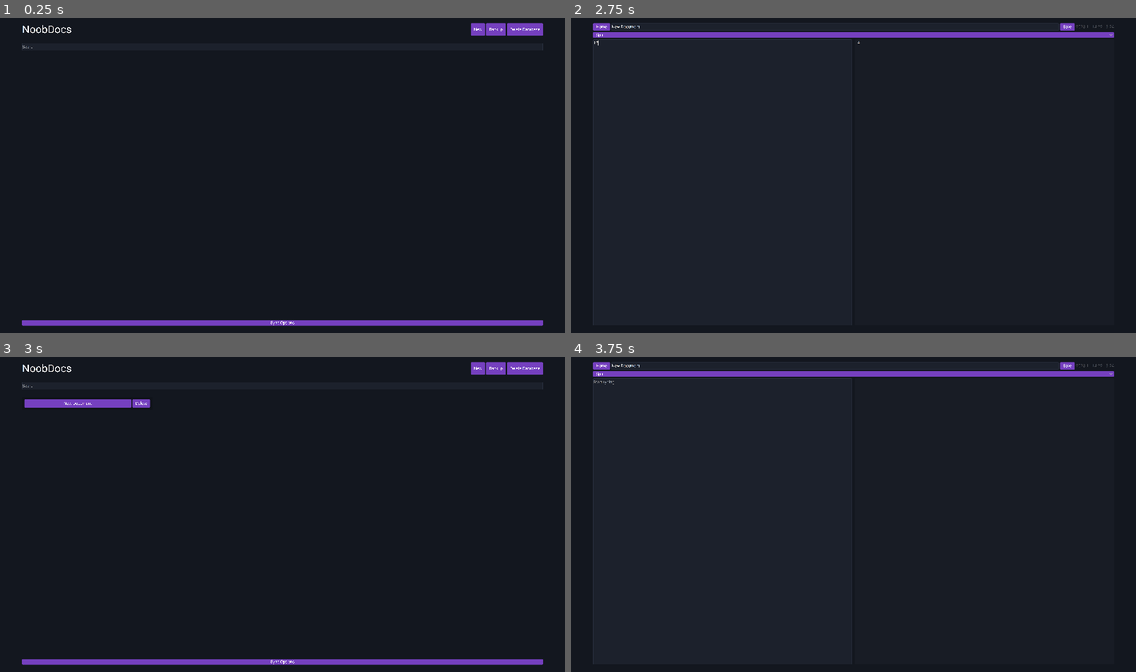
Above: before the commit, frames 1-4 (two rows, left to right).
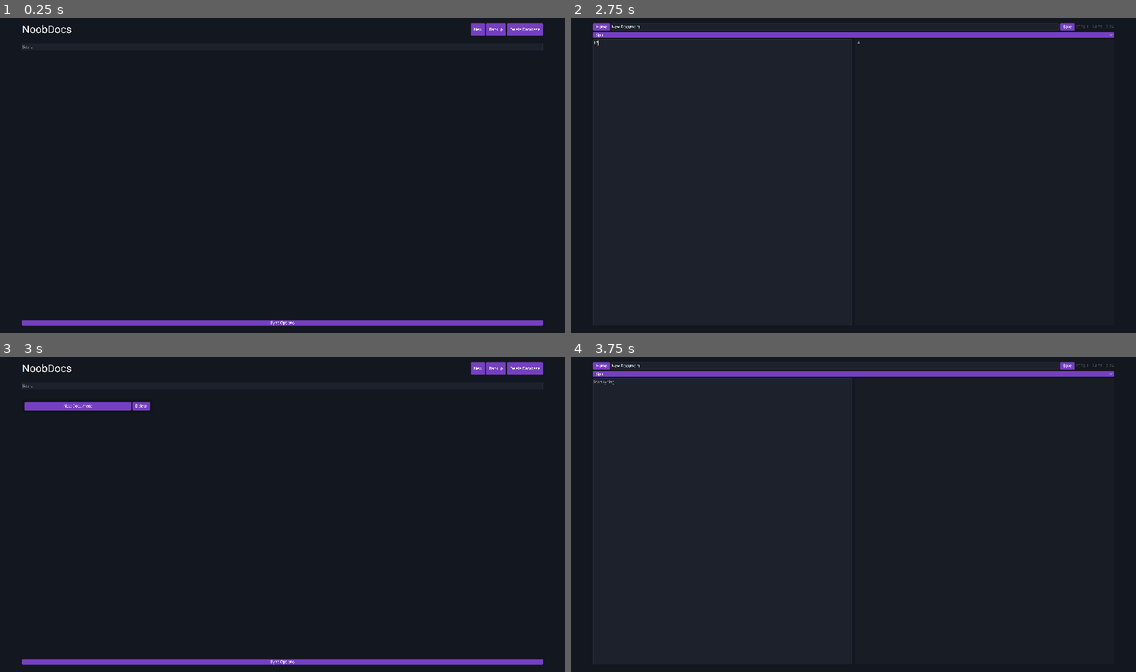
Above: after the commit, the same moments.

Repository: FunNoober/NoobDocsGodot
Game: Godot game, scene res://main_ui.tscn
Two runs of this game, one before a commit and one after it. Both use one fixed random seed, a clock stepped at 60 frames per second and the inputs below.
Inputs (mouse positions are in pixels of both pictures, inside the frame that each line leads up to):
- Up to frame 1 (0.25 s): no input
- Up to frame 2 (2.75 s): click "Backup" at 0.5 s; click "New" at 1.25 s; click (723, 181) at 2.02 s; type "12" at 2.1 s
- Up to frame 3 (3 s): click "Home" at 2.75 s
- Up to frame 4 (3.75 s): click "New Document" at 3.5 s

Frames 1-2 are identical in both runs. In frame 3, 0.4% of the frame differs, in the area x 4-27%, y 13-18%; in frame 4, nothing differs.

Commit message:
Added visual feedback to pushing to a remote, saving a remote, and backing up the database.

Diff:
--- a/desktop_client/assets/prefab/SyncOptionsWindow.gd
+++ b/desktop_client/assets/prefab/SyncOptionsWindow.gd
@@ -4,6 +4,8 @@
 
 func _ready():
 	load_options()
+	$MarginContainer/PushSuccessfulPopup/AnimationPlayer.play("RESET")
+	$MarginContainer/RemoteSavedPopup/AnimationPlayer.play("RESET")
 
 func load_options():
 	if not FileAccess.file_exists("user://sync_options.json"):
@@ -26,6 +28,7 @@
 		return
 	file_access.store_line(json_string)
 	file_access.close()
+	$MarginContainer/RemoteSavedPopup/AnimationPlayer.play("ShowPushNotification")
 
 func _on_close_requested():
 	hide()
@@ -50,3 +53,5 @@
 
 func _on_push_request_request_completed(result, response_code, headers, body):
 	print(body.get_string_from_utf8())
+	if body.get_string_from_utf8() == "Database received":
+		$MarginContainer/PushSuccessfulPopup/AnimationPlayer.play("ShowPushNotification")
--- a/desktop_client/assets/prefab/document_page.tscn
+++ b/desktop_client/assets/prefab/document_page.tscn
@@ -256,7 +256,9 @@
 anchor_top = 1.0
 anchor_right = 1.0
 anchor_bottom = 1.0
-offset_bottom = 19.0
+offset_top = 1080.0
+offset_right = 1920.0
+offset_bottom = 1099.0
 grow_horizontal = 2
 grow_vertical = 0
 
--- a/desktop_client/assets/themes/main_ui.tres
+++ b/desktop_client/assets/themes/main_ui.tres
@@ -77,6 +77,16 @@
 [sub_resource type="StyleBoxFlat" id="StyleBoxFlat_p4ehb"]
 bg_color = Color(0.109804, 0.129412, 0.172549, 1)
 
+[sub_resource type="StyleBoxFlat" id="StyleBoxFlat_o1vw5"]
+bg_color = Color(0, 0, 0, 0)
+
+[sub_resource type="StyleBoxFlat" id="StyleBoxFlat_m6k2s"]
+bg_color = Color(0.458824, 0.25098, 0.74902, 1)
+corner_radius_top_left = 4
+corner_radius_top_right = 4
+corner_radius_bottom_right = 4
+corner_radius_bottom_left = 4
+
 [sub_resource type="StyleBoxFlat" id="StyleBoxFlat_ukde7"]
 bg_color = Color(0.109804, 0.129412, 0.172549, 1)
 border_width_left = 1
@@ -124,6 +134,8 @@
 LineEdit/styles/focus = SubResource("StyleBoxFlat_62mhy")
 LineEdit/styles/normal = SubResource("StyleBoxFlat_sfc23")
 PopupMenu/styles/panel = SubResource("StyleBoxFlat_p4ehb")
+ProgressBar/styles/background = SubResource("StyleBoxFlat_o1vw5")
+ProgressBar/styles/fill = SubResource("StyleBoxFlat_m6k2s")
 RichTextLabel/fonts/bold_font = ExtResource("1_fcplc")
 RichTextLabel/fonts/bold_italics_font = ExtResource("2_sqolg")
 RichTextLabel/fonts/italics_font = ExtResource("3_6lxnv")
--- a/desktop_client/main_ui.gd
+++ b/desktop_client/main_ui.gd
@@ -9,7 +9,7 @@
 	for document_key in SceneManager.documents:
 		create_document_card(false, SceneManager.documents[document_key].title, SceneManager.documents[document_key].hash)
 
-	$UiMargain/MainContainer/SearchBar.grab_focus()
+	$UiMargain/MainContainer/CloseElements/SearchBar.grab_focus()
 
 func _on_create_button_pressed():
 	create_document_card(true, "New Document", "")
@@ -45,7 +45,7 @@
 func _on_backup_button_pressed():
 	if FileAccess.file_exists("user://noobdocs.json"):
 		DirAccess.copy_absolute("user://noobdocs.json", "user://backup_" + str(Time.get_unix_time_from_system()) + "_noobdocs.json")
-
+		$UiMargain/MainContainer/CloseElements/BackupFeedback/AnimationPlayer.play("BackupFeedback")
 
 func _on_delete_databasebutton_pressed():
 	$ConfirmDatabaseDeletion.show_confirmation()
--- a/desktop_client/main_ui.tscn
+++ b/desktop_client/main_ui.tscn
@@ -10,6 +10,130 @@
 [sub_resource type="LabelSettings" id="LabelSettings_yx68k"]
 font_size = 36
 
+[sub_resource type="InputEventKey" id="InputEventKey_73agp"]
+device = -1
+ctrl_pressed = true
+keycode = 66
+unicode = 98
+
+[sub_resource type="Shortcut" id="Shortcut_37tyo"]
+events = [SubResource("InputEventKey_73agp")]
+
+[sub_resource type="Animation" id="Animation_l1yom"]
+resource_name = "BackupFeedback"
+length = 2.0
+tracks/0/type = "value"
+tracks/0/imported = false
+tracks/0/enabled = true
+tracks/0/path = NodePath(".:value")
+tracks/0/interp = 1
+tracks/0/loop_wrap = true
+tracks/0/keys = {
+"times": PackedFloat32Array(0, 1, 1.9, 2),
+"transitions": PackedFloat32Array(-2, -2, -2, -2),
+"update": 0,
+"values": [0.0, 1.0, 1.0, 0.0]
+}
+tracks/1/type = "value"
+tracks/1/imported = false
+tracks/1/enabled = true
+tracks/1/path = NodePath(".:modulate")
+tracks/1/interp = 1
+tracks/1/loop_wrap = true
+tracks/1/keys = {
+"times": PackedFloat32Array(0, 1, 2),
+"transitions": PackedFloat32Array(-2, -2, -2),
+"update": 0,
+"values": [Color(1, 1, 1, 1), Color(1, 1, 1, 1), Color(1, 1, 1, 0)]
+}
+
+[sub_resource type="Animation" id="Animation_7x4tl"]
+length = 0.001
+tracks/0/type = "value"
+tracks/0/imported = false
+tracks/0/enabled = true
+tracks/0/path = NodePath(".:value")
+tracks/0/interp = 1
+tracks/0/loop_wrap = true
+tracks/0/keys = {
+"times": PackedFloat32Array(0),
+"transitions": PackedFloat32Array(1),
+"update": 0,
+"values": [0.0]
+}
+tracks/1/type = "value"
+tracks/1/imported = false
+tracks/1/enabled = true
+tracks/1/path = NodePath(".:modulate")
+tracks/1/interp = 1
+tracks/1/loop_wrap = true
+tracks/1/keys = {
+"times": PackedFloat32Array(0),
+"transitions": PackedFloat32Array(1),
+"update": 0,
+"values": [Color(1, 1, 1, 1)]
+}
+
+[sub_resource type="AnimationLibrary" id="AnimationLibrary_6reau"]
+_data = {
+"BackupFeedback": SubResource("Animation_l1yom"),
+"RESET": SubResource("Animation_7x4tl")
+}
+
+[sub_resource type="InputEventKey" id="InputEventKey_gahk3"]
+device = -1
+ctrl_pressed = true
+keycode = 83
+unicode = 115
+
+[sub_resource type="Shortcut" id="Shortcut_tykto"]
+events = [SubResource("InputEventKey_gahk3")]
+
+[sub_resource type="StyleBoxFlat" id="StyleBoxFlat_d6uru"]
+bg_color = Color(0.164706, 0.192157, 0.25098, 1)
+corner_radius_top_left = 4
+corner_radius_top_right = 4
+corner_radius_bottom_right = 4
+corner_radius_bottom_left = 4
+
+[sub_resource type="Animation" id="Animation_pq2o6"]
+resource_name = "ShowPushNotification"
+length = 2.0
+tracks/0/type = "value"
+tracks/0/imported = false
+tracks/0/enabled = true
+tracks/0/path = NodePath(".:modulate")
+tracks/0/interp = 1
+tracks/0/loop_wrap = true
+tracks/0/keys = {
+"times": PackedFloat32Array(0, 0.7, 1.3, 2),
+"transitions": PackedFloat32Array(-2, -2, -2, -2),
+"update": 0,
+"values": [Color(1, 1, 1, 0), Color(1, 1, 1, 1), Color(1, 1, 1, 1), Color(1, 1, 1, 0)]
+}
+
+[sub_resource type="Animation" id="Animation_5iwf7"]
+length = 0.001
+loop_mode = 1
+tracks/0/type = "value"
+tracks/0/imported = false
+tracks/0/enabled = true
+tracks/0/path = NodePath(".:modulate")
+tracks/0/interp = 1
+tracks/0/loop_wrap = true
+tracks/0/keys = {
+"times": PackedFloat32Array(0),
+"transitions": PackedFloat32Array(1),
+"update": 0,
+"values": [Color(1, 1, 1, 0)]
+}
+
+[sub_resource type="AnimationLibrary" id="AnimationLibrary_vbk5u"]
+_data = {
+"RESET": SubResource("Animation_5iwf7"),
+"ShowPushNotification": SubResource("Animation_pq2o6")
+}
+
 [node name="MainUi" type="Control"]
 layout_mode = 3
 anchors_preset = 15
@@ -52,15 +176,30 @@
 
 [node name="BackupButton" type="Button" parent="UiMargain/MainContainer/TopBar"]
 layout_mode = 2
+shortcut = SubResource("Shortcut_37tyo")
 text = "Backup"
 
 [node name="DeleteDatabasebutton" type="Button" parent="UiMargain/MainContainer/TopBar"]
 layout_mode = 2
 text = "Delete Database"
 
-[node name="SearchBar" type="LineEdit" parent="UiMargain/MainContainer"]
+[node name="CloseElements" type="VBoxContainer" parent="UiMargain/MainContainer"]
+layout_mode = 2
+
+[node name="SearchBar" type="LineEdit" parent="UiMargain/MainContainer/CloseElements"]
 layout_mode = 2
 placeholder_text = "Search"
+
+[node name="BackupFeedback" type="ProgressBar" parent="UiMargain/MainContainer/CloseElements"]
+custom_minimum_size = Vector2(0, 5)
+layout_mode = 2
+max_value = 1.0
+show_percentage = false
+
+[node name="AnimationPlayer" type="AnimationPlayer" parent="UiMargain/MainContainer/CloseElements/BackupFeedback"]
+libraries = {
+"": SubResource("AnimationLibrary_6reau")
+}
 
 [node name="ContentsScroll" type="ScrollContainer" parent="UiMargain/MainContainer"]
 layout_mode = 2
@@ -75,6 +214,7 @@
 
 [node name="SyncOptionsButton" type="Button" parent="UiMargain/MainContainer"]
 layout_mode = 2
+shortcut = SubResource("Shortcut_tykto")
 text = "Sync Options"
 
 [node name="ConfirmDeleteDialog" type="ConfirmationDialog" parent="."]
@@ -178,6 +318,68 @@
 size_flags_horizontal = 3
 text = "Push"
 
+[node name="PushSuccessfulPopup" type="Panel" parent="SyncOptionsWindow/MarginContainer"]
+modulate = Color(1, 1, 1, 0)
+custom_minimum_size = Vector2(200, 25)
+layout_mode = 2
+size_flags_horizontal = 4
+size_flags_vertical = 8
+theme_override_styles/panel = SubResource("StyleBoxFlat_d6uru")
+
+[node name="Label" type="Label" parent="SyncOptionsWindow/MarginContainer/PushSuccessfulPopup"]
+layout_mode = 1
+anchors_preset = 8
+anchor_left = 0.5
+anchor_top = 0.5
+anchor_right = 0.5
+anchor_bottom = 0.5
+offset_left = -52.0
+offset_top = -8.5
+offset_right = 52.0
+offset_bottom = 8.5
+grow_horizontal = 2
+grow_vertical = 2
+text = "Push Successful"
+horizontal_alignment = 1
+vertical_alignment = 1
+
+[node name="AnimationPlayer" type="AnimationPlayer" parent="SyncOptionsWindow/MarginContainer/PushSuccessfulPopup"]
+libraries = {
+"": SubResource("AnimationLibrary_vbk5u")
+}
+speed_scale = 1.5
+
+[node name="RemoteSavedPopup" type="Panel" parent="SyncOptionsWindow/MarginContainer"]
+modulate = Color(1, 1, 1, 0)
+custom_minimum_size = Vector2(200, 25)
+layout_mode = 2
+size_flags_horizontal = 4
+size_flags_vertical = 8
+theme_override_styles/panel = SubResource("StyleBoxFlat_d6uru")
+
+[node name="Label" type="Label" parent="SyncOptionsWindow/MarginContainer/RemoteSavedPopup"]
+layout_mode = 1
+anchors_preset = 8
+anchor_left = 0.5
+anchor_top = 0.5
+anchor_right = 0.5
+anchor_bottom = 0.5
+offset_left = -52.0
+offset_top = -8.5
+offset_right = 52.0
+offset_bottom = 8.5
+grow_horizontal = 2
+grow_vertical = 2
+text = "Remote Saved"
+horizontal_alignment = 1
+vertical_alignment = 1
+
+[node name="AnimationPlayer" type="AnimationPlayer" parent="SyncOptionsWindow/MarginContainer/RemoteSavedPopup"]
+libraries = {
+"": SubResource("AnimationLibrary_vbk5u")
+}
+speed_scale = 1.5
+
 [node name="PullRequest" type="HTTPRequest" parent="SyncOptionsWindow"]
 timeout = 2.0
 
@@ -187,7 +389,7 @@
 [connection signal="pressed" from="UiMargain/MainContainer/TopBar/CreateButton" to="." method="_on_create_button_pressed"]
 [connection signal="pressed" from="UiMargain/MainContainer/TopBar/BackupButton" to="." method="_on_backup_button_pressed"]
 [connection signal="pressed" from="UiMargain/MainContainer/TopBar/DeleteDatabasebutton" to="." method="_on_delete_databasebutton_pressed"]
-[connection signal="text_changed" from="UiMargain/MainContainer/SearchBar" to="." method="_on_search_bar_text_changed"]
+[connection signal="text_changed" from="UiMargain/MainContainer/CloseElements/SearchBar" to="." method="_on_search_bar_text_changed"]
 [connection signal="pressed" from="UiMargain/MainContainer/SyncOptionsButton" to="." method="_on_sync_options_button_pressed"]
 [connection signal="confirmed" from="ConfirmDeleteDialog" to="." method="_on_confirm_delete_dialog_confirmed"]
 [connection signal="close_requested" from="ConfirmDatabaseDeletion" to="ConfirmDatabaseDeletion" method="_on_close_requested"]
Not shown: 1 places in desktop_client/assets/themes/main_ui.tres that only renumber resources
Not shown: 1 places in desktop_client/main_ui.tscn that only renumber resources
